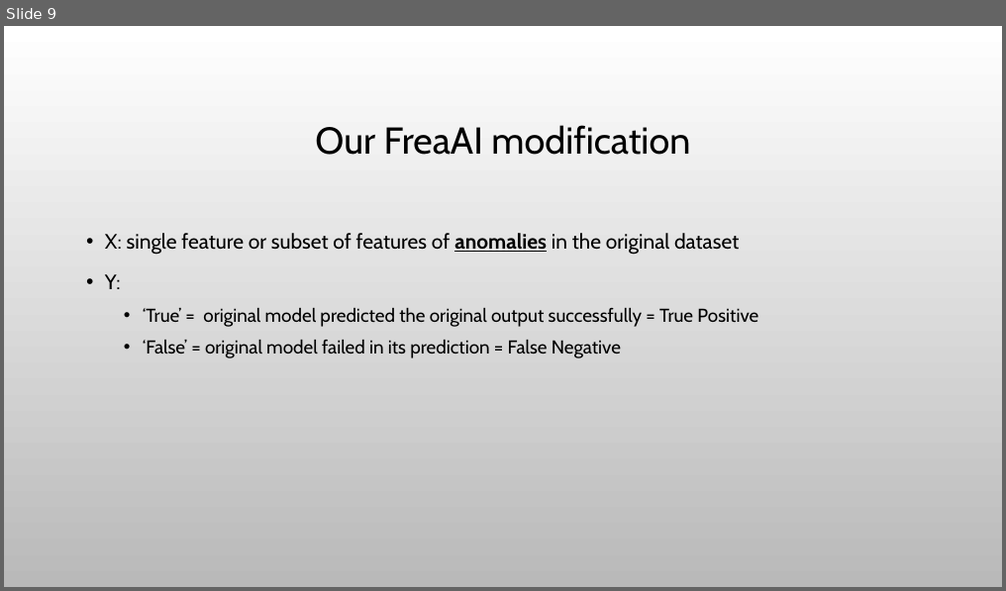
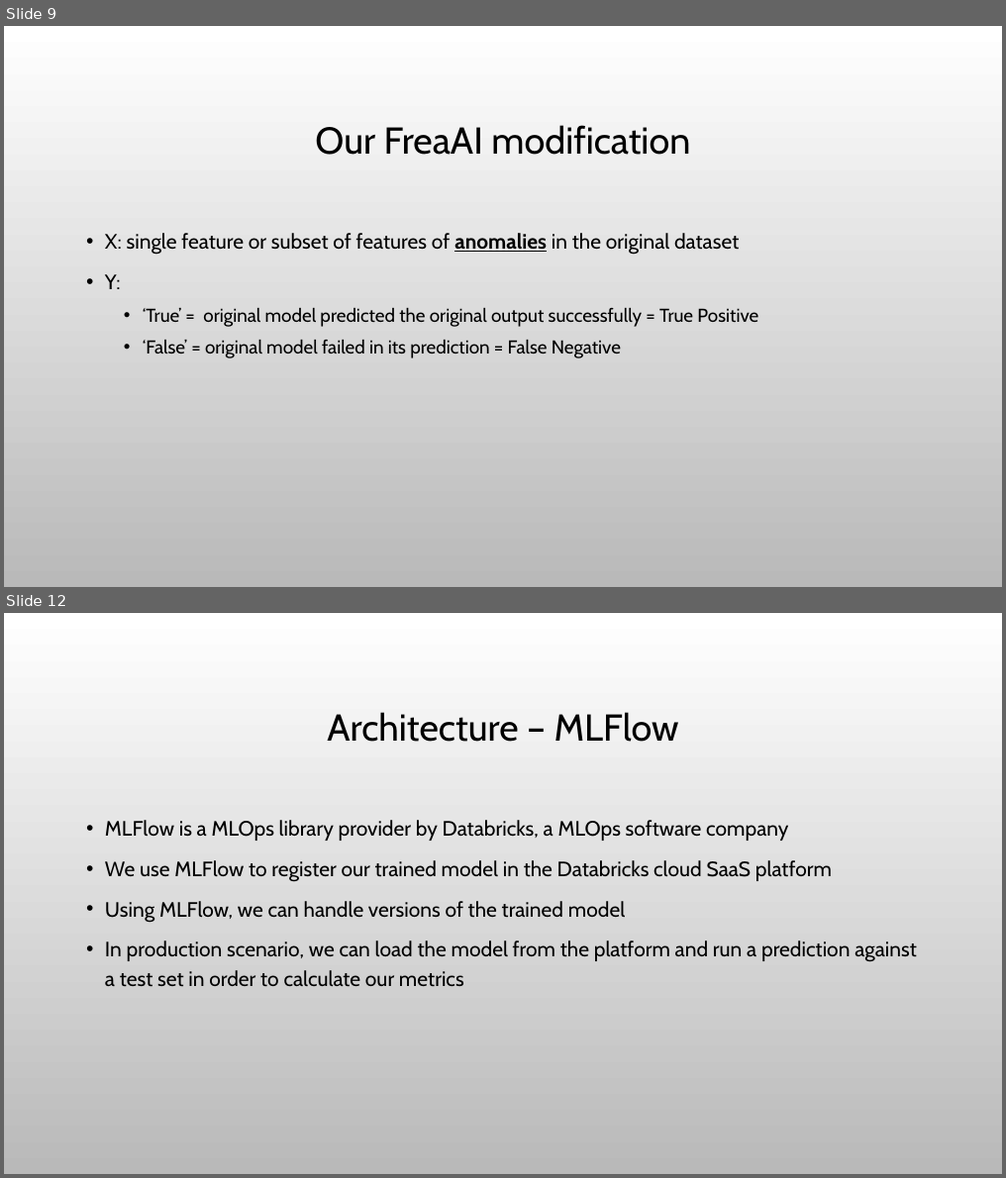
Before and after one commit to stavco9/mlops-final-project, a slide deck: docs/MLOps Final Project.pptx. Shown one above the other, each under a label of ours: slide 9 before the commit, slides 9 and 12 after it; the slides between them are not shown. The pictures are 1006x591 and 1006x1178 pixels, drawn with LibreOffice and Linux fonts; fonts in the diff are those of the drawing; background and template pictures are left out. Boxes give left, top, right and bottom in pixels: in the first picture for what was removed or moved away, otherwise in the second. Text is boxed around its words. In the diff, an @@ line names an element or a change of style, - is before the commit and + after.

```diff
--- a/docs/MLOps Final Project.pptx
+++ b/docs/MLOps Final Project.pptx
@@ slide 12 added at (x1=4, y1=613, x2=1002, y2=1174), background picture (left out) @@
@@ title added at (x1=327, y1=712, x2=679, y2=742), 36 pt, text #000000 @@
+Architecture – MLFlow
@@ text added at (x1=105, y1=820, x2=917, y2=987), 20 pt, text #000000 @@
+• MLFlow is a MLOps library provider by Databricks, a MLOps software company
+• We use MLFlow to register our trained model in the Databricks cloud SaaS platform
+• Using MLFlow, we can handle versions of the trained model
+• In production scenario, we can load the model from the platform and run a prediction against a test set in order to calculate our metrics
```
Also in this commit, not shown: 2 other slides added, 1 other file.
